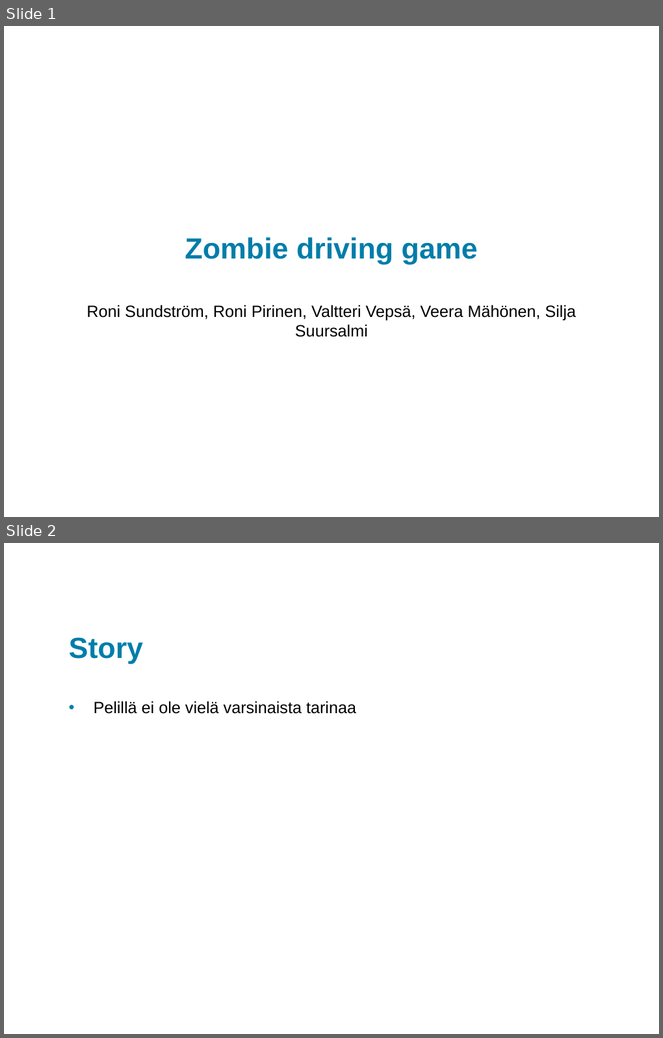
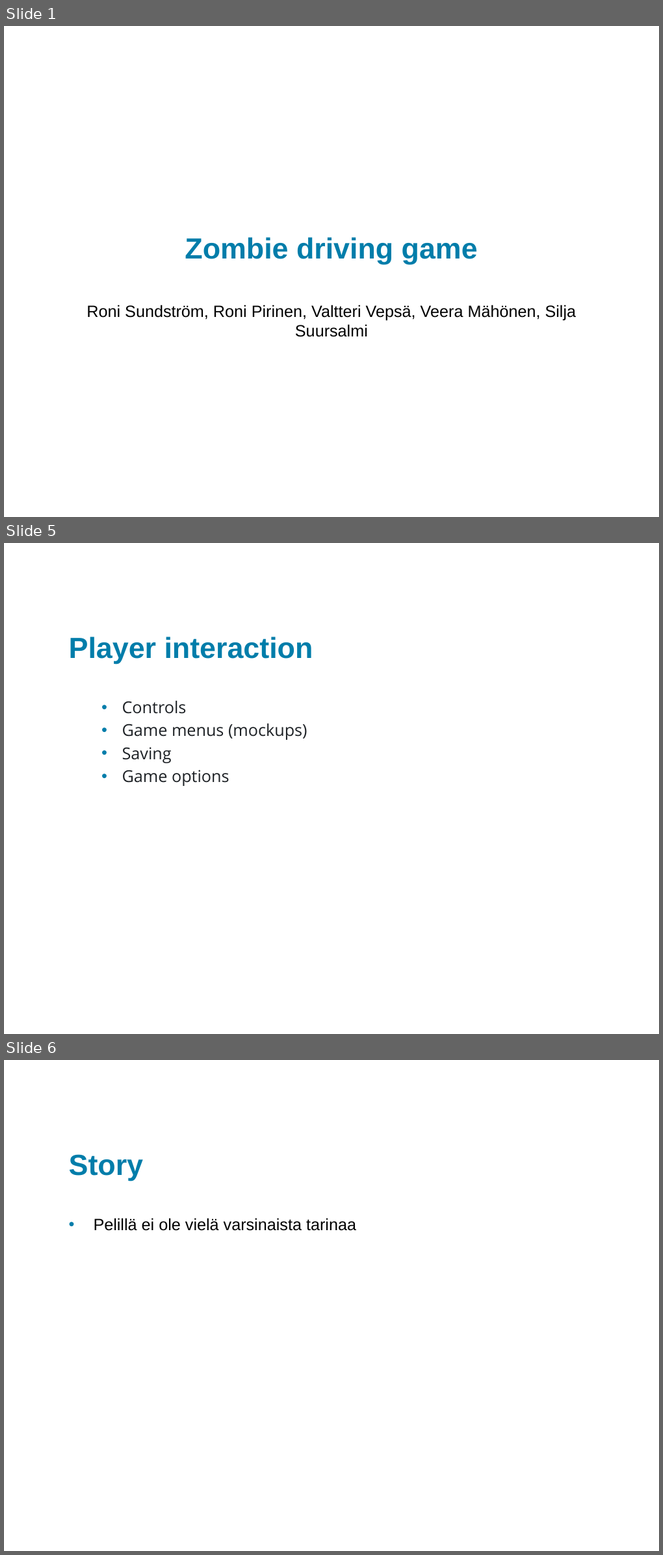
Before and after one commit to ValtteriVepsae/zombie-driving-game, a slide deck: Zombie driving game gdd.pptx. Shown one above the other, each under a label of ours: slides 1 and 2 before the commit, slides 1, 5 and 6 after it; the slides between them are not shown. The pictures are 663x1038 and 663x1555 pixels, drawn with LibreOffice and Linux fonts; fonts in the diff are those of the drawing; background and template pictures are left out. Boxes give left, top, right and bottom in pixels: in the first picture for what was removed or moved away, otherwise in the second. Text is boxed around its words. In the diff, an @@ line names an element or a change of style, - is before the commit and + after.

```diff
--- a/Zombie driving game gdd.pptx
+++ b/Zombie driving game gdd.pptx
@@ slide 5 added at bbox=[4, 543, 659, 1034], background #FFFFFF @@
@@ title added at bbox=[69, 637, 313, 664], 32 pt, text #007DAA, bold @@
+Player interaction
@@ text added at bbox=[122, 701, 308, 786], 18 pt, text #1D2125 @@
+  • Controls
+  • Game menus (mockups)
+  • Saving
+  • Game options
@@ what was slide 2 is now slide 6 @@
```
Also in this commit, not shown: 3 other slides added.
